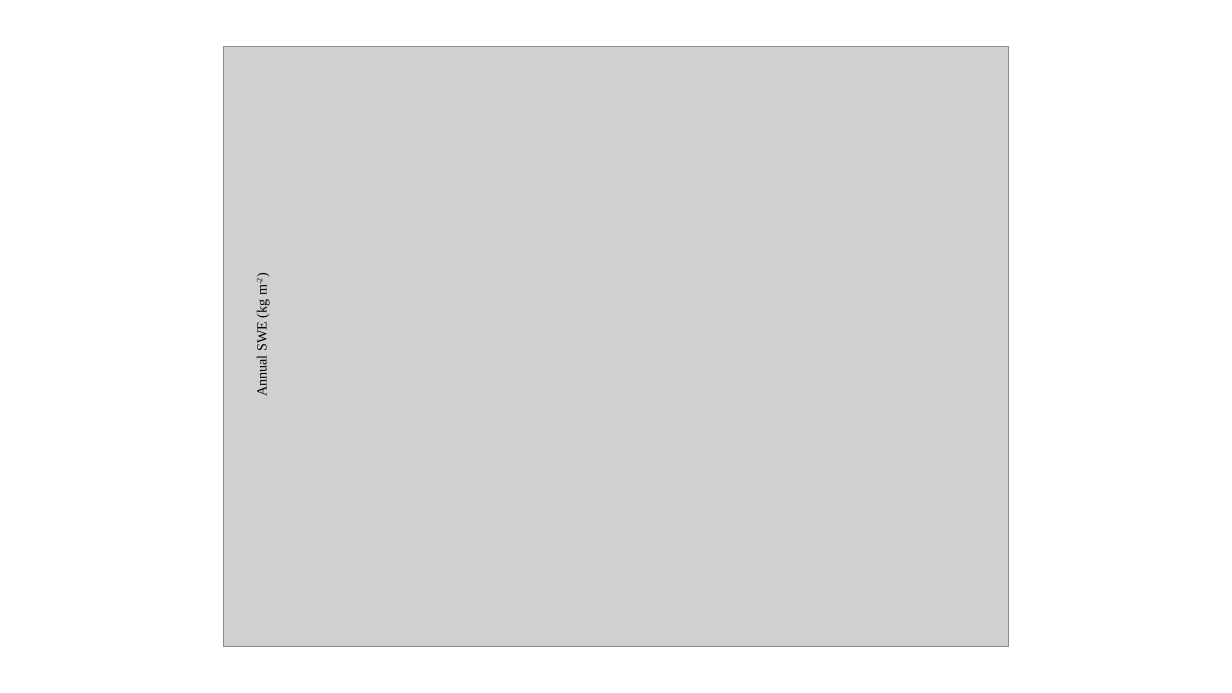
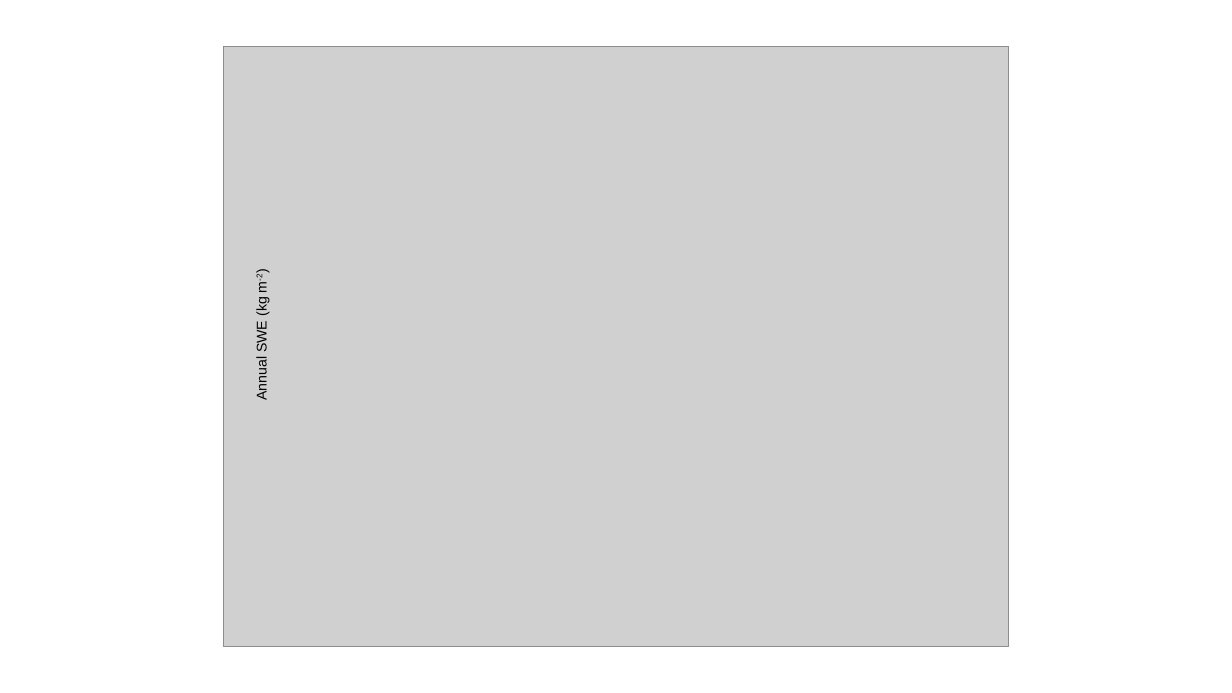
Before and after one commit to LinneaRock/Glory-of-the-HCG, a slide deck: slide 1 of Figures/snowpack format.pptx. Drawn at 1232x693 pixels with LibreOffice and Linux fonts; fonts in the diff are those of the drawing; grey boxes stand for pictures. Boxes give left, top, right and bottom in pixels: in the first picture for what was removed or moved away, otherwise in the second. Text is boxed around its words. In the diff, an @@ line names an element or a change of style, - is before the commit and + after.

```diff
--- a/Figures/snowpack format.pptx
+++ b/Figures/snowpack format.pptx
@@ text "Annual SWE (kg m-2)" at (x1=254, y1=274, x2=270, y2=400): font Times New Roman to Arial @@
```
Also in this commit, not shown: 12 other files.
